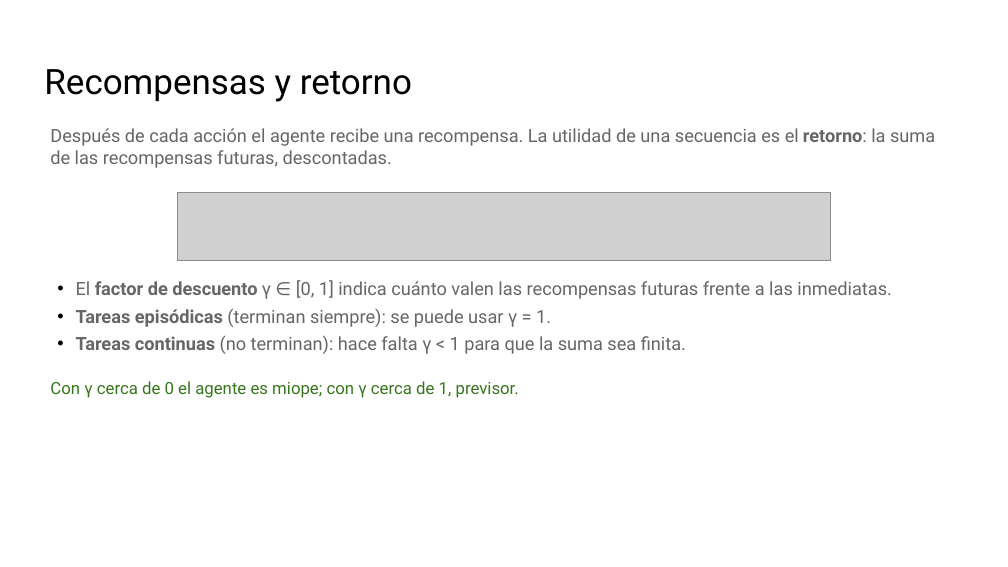
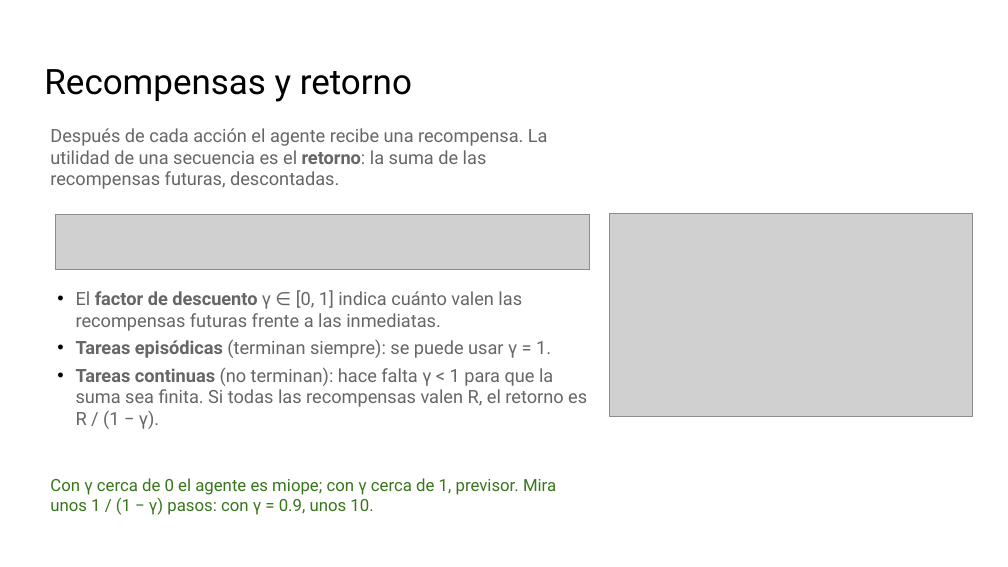
Before and after one commit to telsesser/2026-ML-UNLU, a slide deck: slide 14 of 03-refuerzos/presentaciones/C3-1_ Decisiones secuenciales y Q-learning.pptx (slide 11 before the commit). Drawn at 1008x567 pixels with LibreOffice and Linux fonts; fonts in the diff are those of the drawing; grey boxes stand for pictures; background and template pictures are left out. Boxes give left, top, right and bottom in pixels: in the first picture for what was removed or moved away, otherwise in the second. Text is boxed around its words. In the diff, an @@ line names an element or a change of style, - is before the commit and + after.

```diff
--- a/03-refuerzos/presentaciones/C3-1_ Decisiones secuenciales y Q-learning.pptx
+++ b/03-refuerzos/presentaciones/C3-1_ Decisiones secuenciales y Q-learning.pptx
@@ text "Después de cada acción el ..." rewrapped from [50,128,935,168] to [50,128,548,189] @@
@@ picture: place and size @@
-picture at [177,193,832,261]
+picture at [55,215,590,270]
@@ picture added at [610,214,973,417] @@
@@ text "El factor de descuento γ ...": place and size @@
-text "El factor de descuento γ ..." at [76,280,892,354]
+text "El factor de descuento γ ..." at [76,290,587,429]
@@ text at [76,367,587,429]: text changed @@
-• Tareas continuas (no terminan): hace falta γ < 1 para que la suma sea finita.
+• Tareas continuas (no terminan): hace falta γ < 1 para que la suma sea finita. Si todas las recompensas valen R, el retorno es R / (1 − γ).
@@ text at [50,478,556,515]: text changed @@
-Con γ cerca de 0 el agente es miope; con γ cerca de 1, previsor.
+Con γ cerca de 0 el agente es miope; con γ cerca de 1, previsor. Mira unos 1 / (1 − γ) pasos: con γ = 0.9, unos 10.
```
Also in this commit, not shown: 13 other slides changed, 7 slides added, 23 other files.
